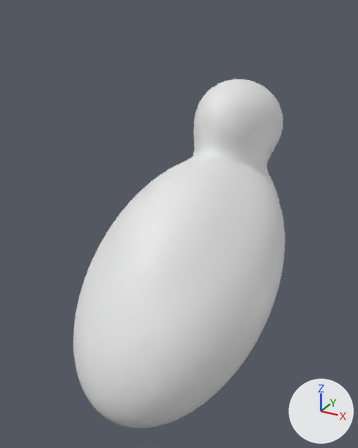
The Blender file fluffy_bunny.blend as it was, and as the next commit left it.
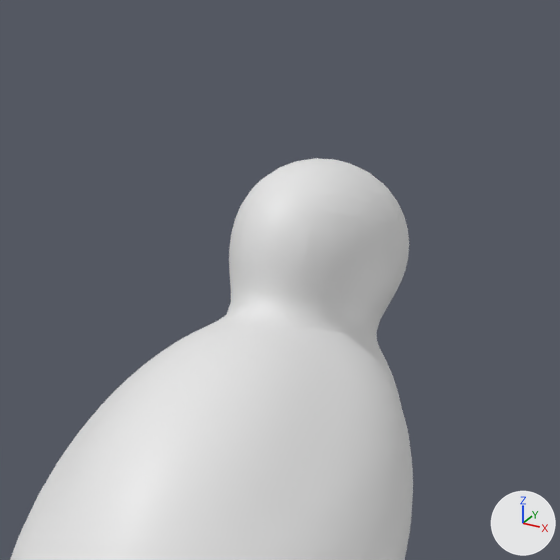
Each version appears first whole from a 50 mm lens placed at (1.69, -7.62, 5.82), pointed at (-1.91, -1.07, 2.55), and next in a close-up on the part from 22% to 100% of the width and 0% to 62% of the height. The lights are fixed; the arrows at lower right show +X, +Y and +Z.

In view in the first close-up: 'Mball.004'.
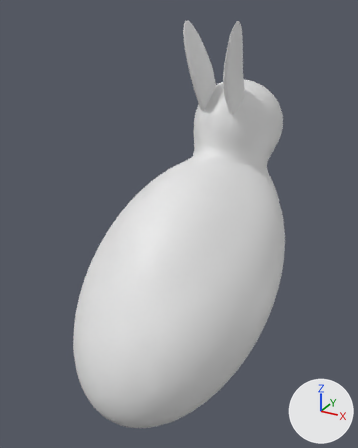
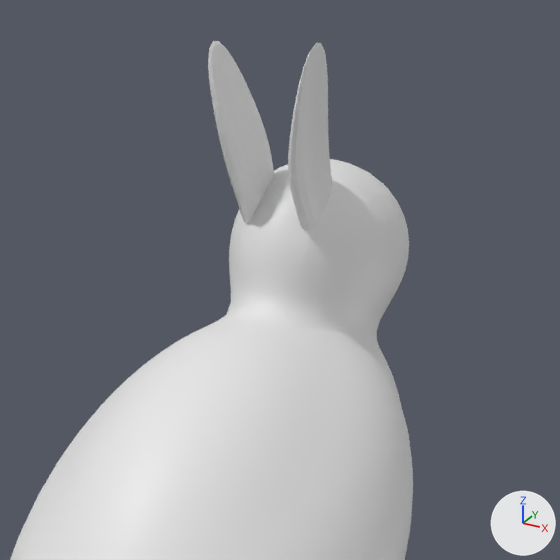
The change, as a list of edits to the scene's bpy script:
```text
Change me_mesh:
    used by ob_mball_004; location = (-1.67, 0.82, 3.95); rotation_euler = (-0.263, 0.0, 0.0), in degrees (-15, 0, 0); scale = (0.592, 1.0, 0.592)
    remove me_mesh.from_pydata(...)  # 3888 vertices, 4800 faces; spans x -2.5..2.5, y -3.53..1.17, z -7.97..1.14
    add me_mesh.from_pydata(...)  # 4340 vertices, 5248 faces; spans x -2.5..2.5, y -3.53..1.17, z -7.97..2.16
    me_mesh part 1: a new loose piece of 226 vertices spanning x -0.71..-0.28, y -1.84..-0.74, z -0.03..2.16
    me_mesh part 2: a new loose piece of 226 vertices spanning x 0.28..0.71, y -1.84..-0.74, z -0.03..2.16
```

Boxes (x1, y1, x2, y2) around the edits, measured in the close-ups (560 x 560 px):
'Mball.004', reshaped: before (10, 158, 413, 560); after (10, 41, 413, 560)
part 1 of me_mesh, added: after (208, 41, 274, 224)
part 2 of me_mesh, added: after (288, 43, 332, 230)
